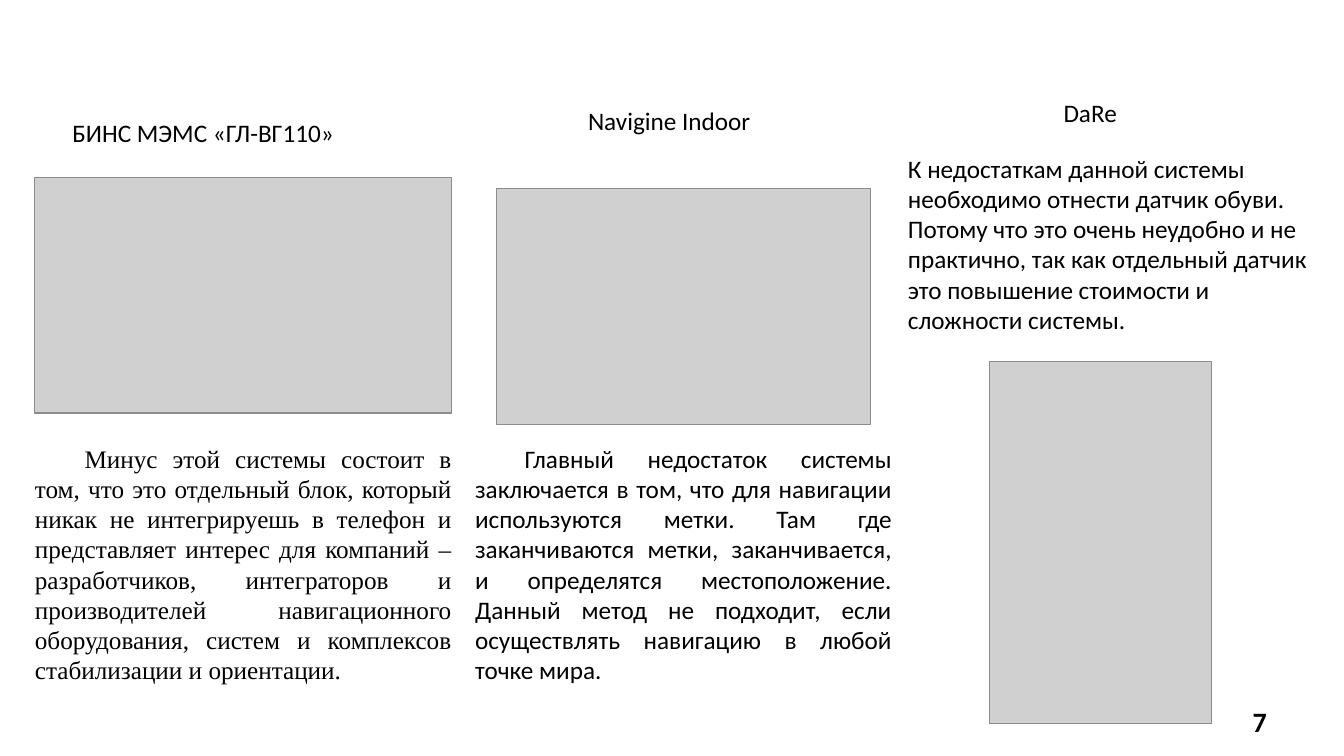
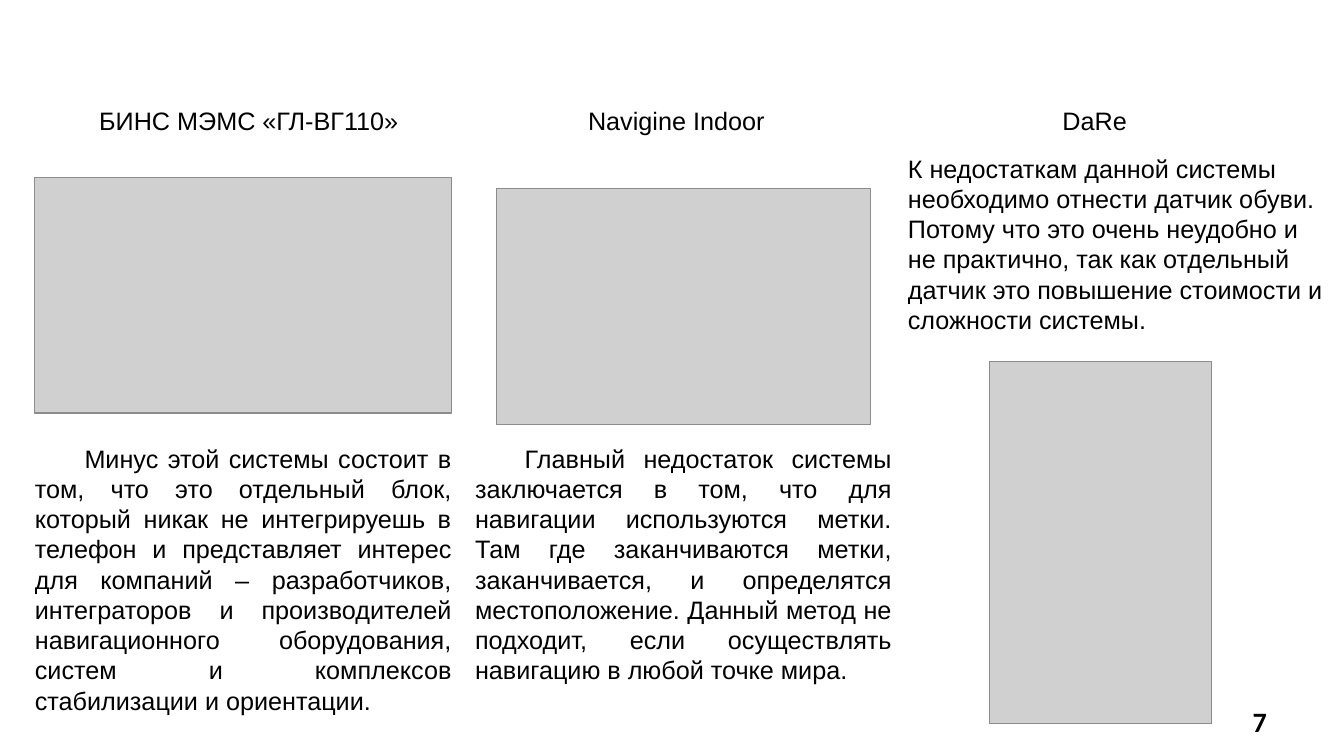
Before and after one commit to SonicRun/DiplomMaga, a slide deck: slide 7 of Mavlyutov_V_D_prezentatsia.pptx. Drawn at 1344x756 pixels with LibreOffice and Linux fonts; fonts in the diff are those of the drawing; grey boxes stand for pictures; background and template pictures are left out. Boxes give left, top, right and bottom in pixels: in the first picture for what was removed or moved away, otherwise in the second. Text is boxed around its words. In the diff, an @@ line names an element or a change of style, - is before the commit and + after.

```diff
--- a/Mavlyutov_V_D_prezentatsia.pptx
+++ b/Mavlyutov_V_D_prezentatsia.pptx
@@ font Calibri to Arial in 4 elements at bbox=[475, 449, 892, 685], bbox=[908, 159, 1322, 330], bbox=[588, 111, 764, 135], bbox=[99, 112, 398, 131] @@
@@ text "БИНС МЭМС «ГЛ-ВГ110»": place and size @@
-text "БИНС МЭМС «ГЛ-ВГ110»" at bbox=[72, 125, 334, 142]
+text "БИНС МЭМС «ГЛ-ВГ110»" at bbox=[99, 112, 398, 131]
@@ text "DaRe": place and size @@
-text "DaRe" at bbox=[1064, 105, 1117, 122]
+text "DaRe" at bbox=[1062, 112, 1126, 131]
@@ text "DaRe" at bbox=[1062, 112, 1126, 131]: font Calibri to Arial; alignment left to centre @@
@@ text "Минус этой системы состоит в ..." at bbox=[35, 449, 452, 715]: font Times New Roman to Arial @@
```
Also in this commit, not shown: 8 other slides changed, 2 slides added, 1 other file.
